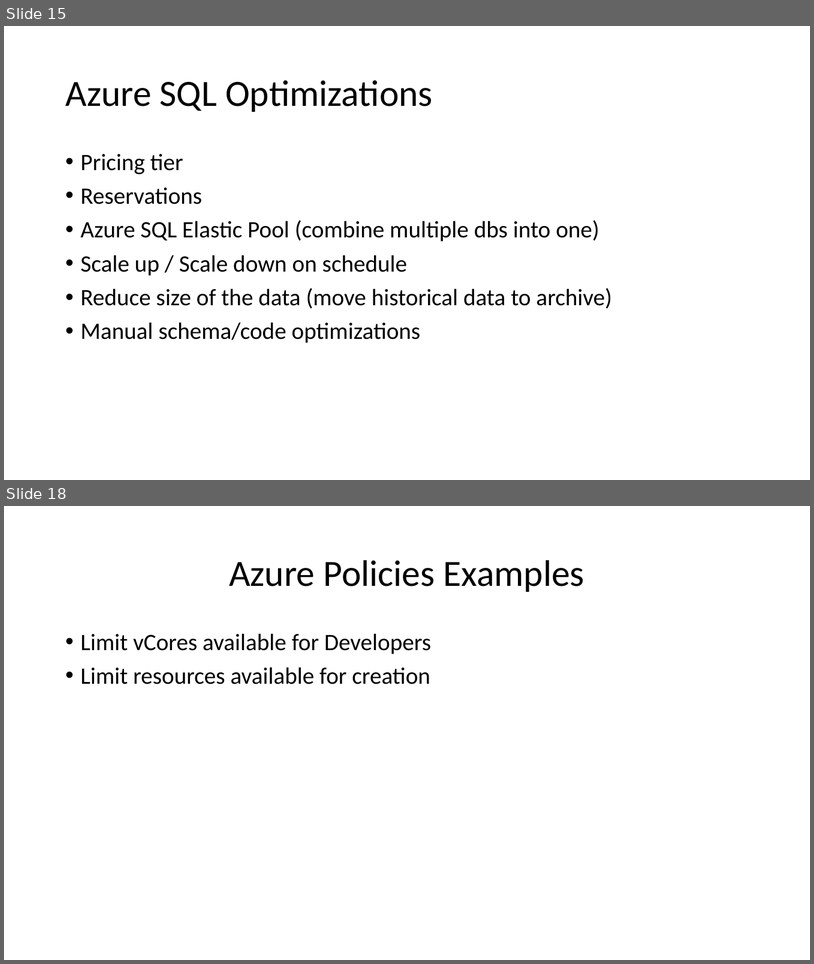
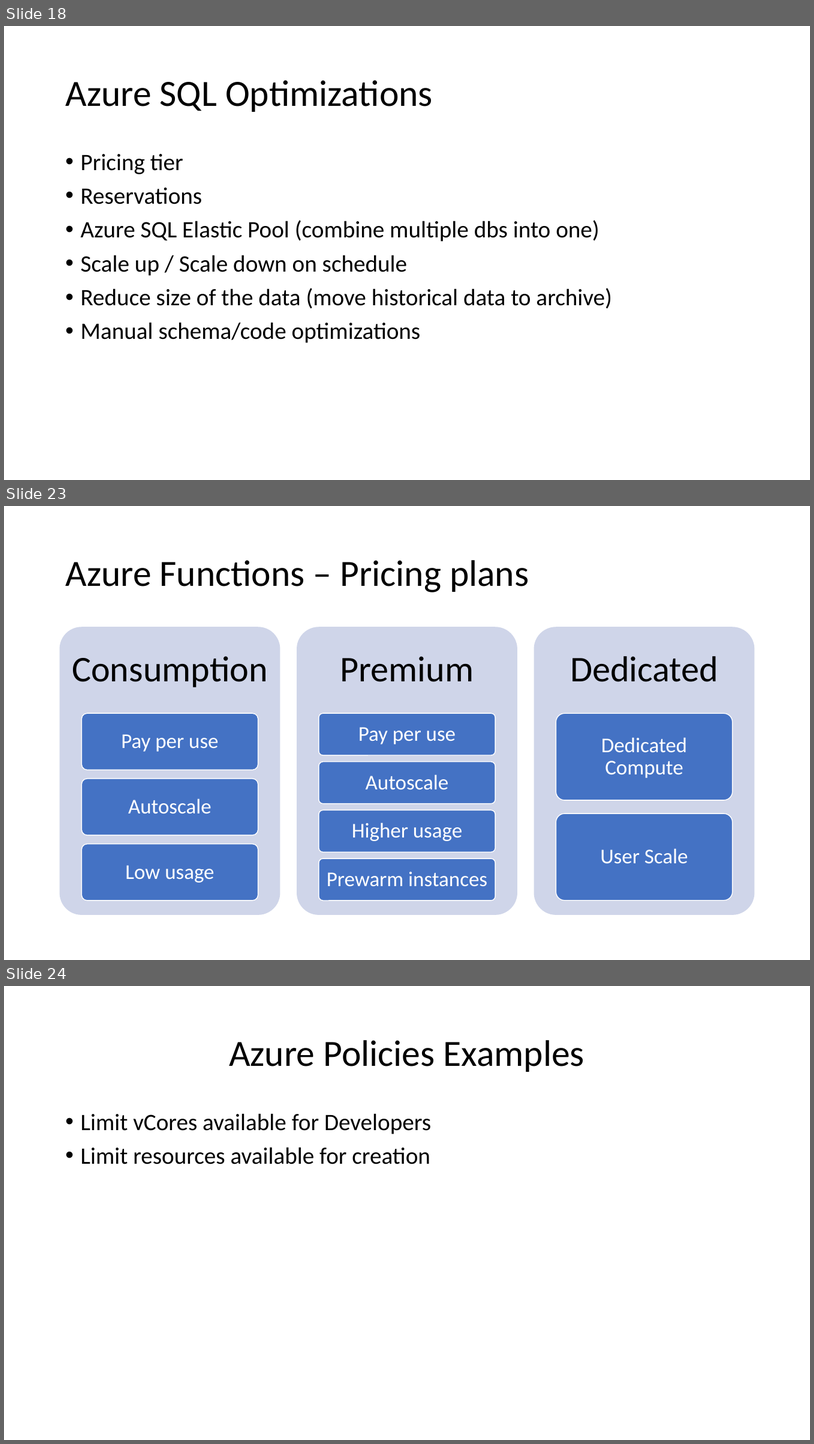
Before and after one commit to peterperov/MSFTCSA, a slide deck: 104-FinOps/Azure FinOps - Introduction.pptx. Shown one above the other, each under a label of ours: slides 15 and 18 before the commit, slides 18, 23 and 24 after it; the slides between them are not shown. The pictures are 814x964 and 814x1444 pixels, drawn with LibreOffice and Linux fonts; fonts in the diff are those of the drawing. Boxes give left, top, right and bottom in pixels: in the first picture for what was removed or moved away, otherwise in the second. Text is boxed around its words. In the diff, an @@ line names an element or a change of style, - is before the commit and + after.

```diff
--- a/104-FinOps/Azure FinOps - Introduction.pptx
+++ b/104-FinOps/Azure FinOps - Introduction.pptx
@@ slide 23 added at box(4, 506, 810, 960), background #FFFFFF @@
@@ title added at box(65, 560, 529, 592), 44 pt, text #000000 @@
+Azure Functions – Pricing plans
@@ group added at box(60, 627, 755, 915): 12 rounded rectangles, 12 texts @@
+Consumption
+Pay per use
+Autoscale
+Low usage
+Premium
+Pay per use
+Autoscale
+Higher usage
+Prewarm instances
+Dedicated
+Dedicated Compute
+User Scale
@@ what was slide 15 is now slide 18 @@
@@ what was slide 18 is now slide 24 @@
```
Also in this commit, not shown: 2 slides changed, 6 other slides added, 1 slide removed, 1 other file.
